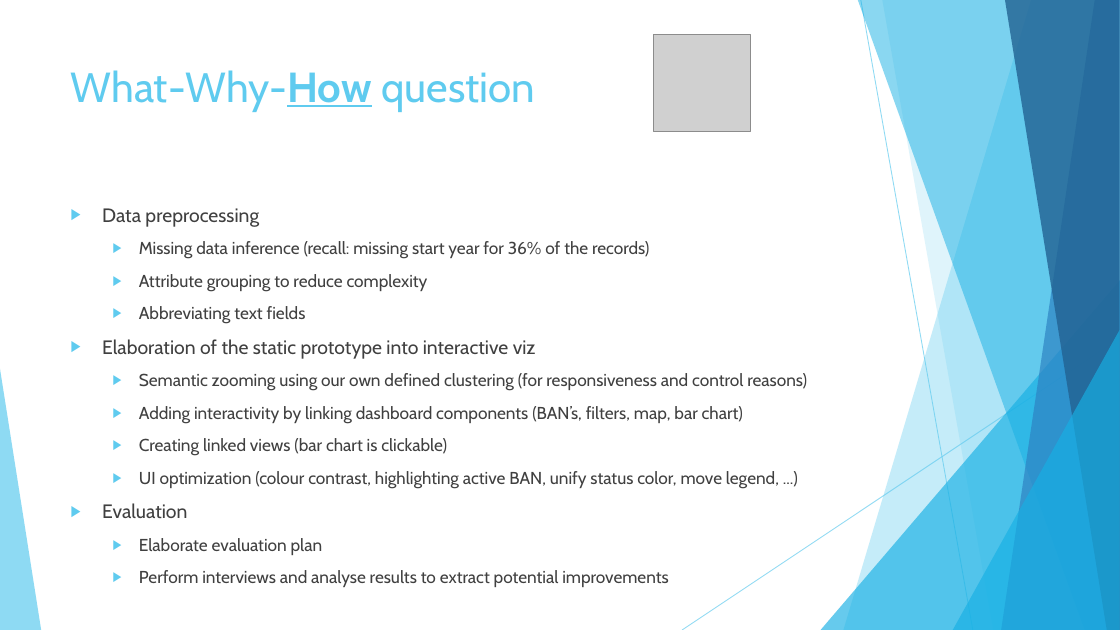
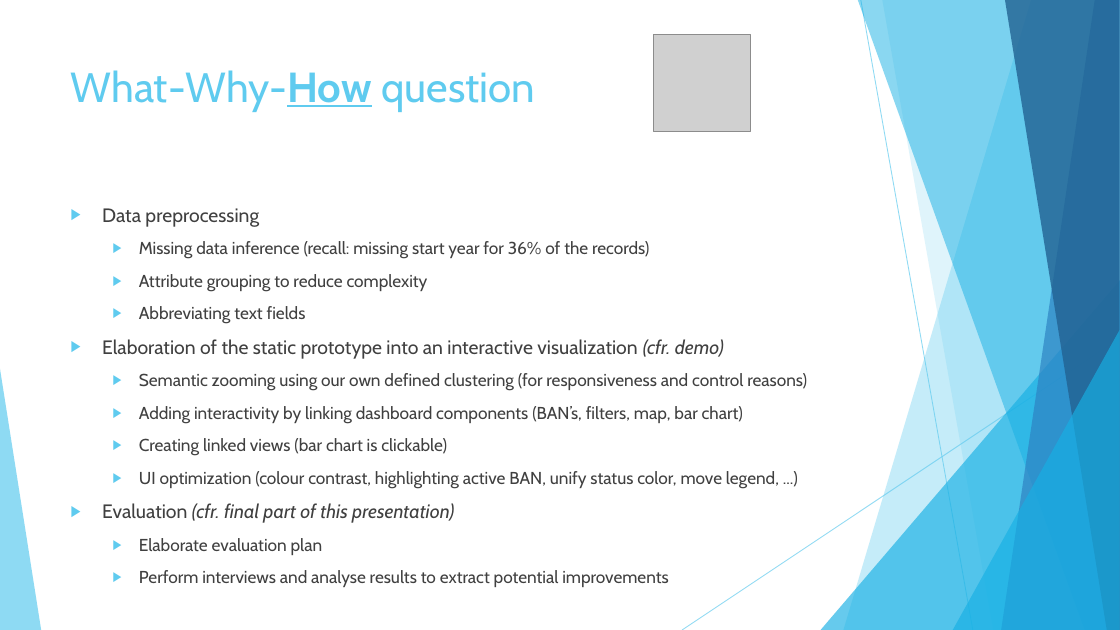
Before and after one commit to jorritvm/infovis, a slide deck: slide 4 of doc/final_presentation/group2_final_presentation.pptx. Drawn at 1120x630 pixels with LibreOffice and Linux fonts; fonts in the diff are those of the drawing; grey boxes stand for pictures. Boxes give left, top, right and bottom in pixels: in the first picture for what was removed or moved away, otherwise in the second. Text is boxed around its words. In the diff, an @@ line names an element or a change of style, - is before the commit and + after.

Commit message:
small tweaks to the ppt

```diff
--- a/doc/final_presentation/group2_final_presentation.pptx
+++ b/doc/final_presentation/group2_final_presentation.pptx
@@ text at <box>102,339,724,359</box>: text changed @@
-▶ Elaboration of the static prototype into interactive viz
+▶ Elaboration of the static prototype into an interactive visualization (cfr. demo)
@@ text at <box>102,503,454,523</box>: text changed; italic on @@
-▶ Evaluation
+▶ Evaluation (cfr. final part of this presentation)
```
Also in this commit, not shown: 1 other slide changed.
